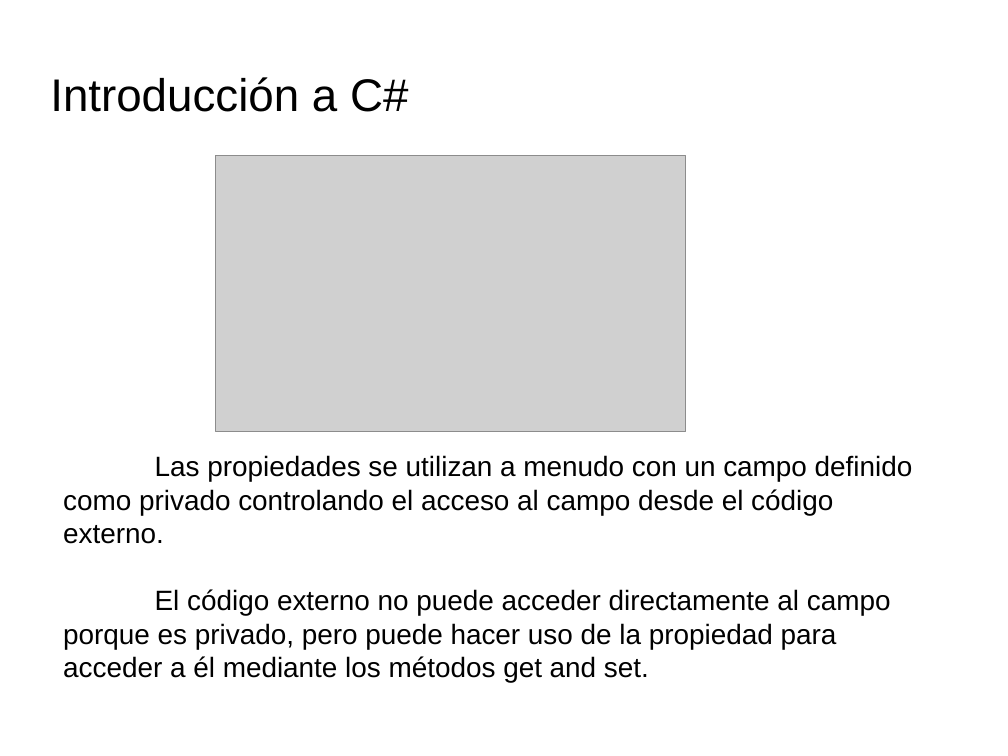
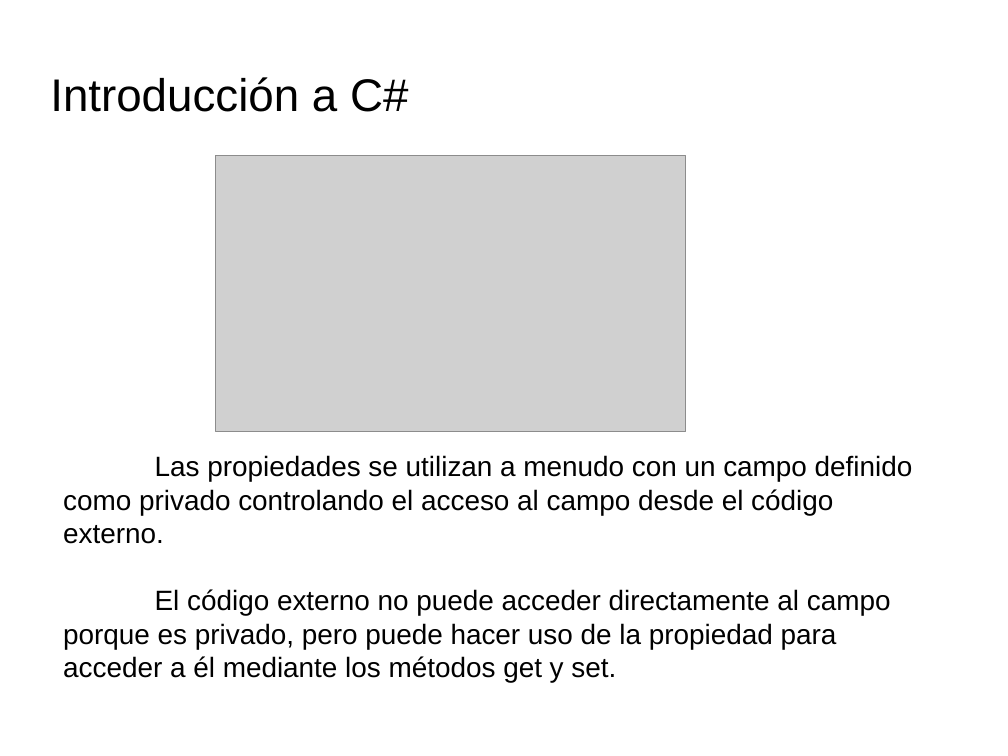
Before and after one commit to videojuegos-abastos/PMV, a slide deck: slide 7 of te/Tema 4 (Chema)/t4.3.- Definiendo miembros de una clase.odp. Drawn at 1008x756 pixels with LibreOffice and Linux fonts; fonts in the diff are those of the drawing; grey boxes stand for pictures; background and template pictures are left out. Boxes give left, top, right and bottom in pixels: in the first picture for what was removed or moved away, otherwise in the second. Text is boxed around its words. In the diff, an @@ line names an element or a change of style, - is before the commit and + after.

```diff
--- a/te/Tema 4 (Chema)/t4.3.- Definiendo miembros de una clase.odp
+++ b/te/Tema 4 (Chema)/t4.3.- Definiendo miembros de una clase.odp
@@ title at [63, 455, 913, 683]: text changed @@
-Las propiedades se utilizan a menudo con un campo definido como privado controlando el acceso al campo desde el código externo.
-El código externo no puede acceder directamente al campo porque es privado, pero puede hacer uso de la propiedad para acceder a él mediante los métodos get and set.
+Las propiedades se utilizan a menudo con un campo definido como privado controlando el acceso al campo desde el código externo.
+El código externo no puede acceder directamente al campo porque es privado, pero puede hacer uso de la propiedad para acceder a él mediante los métodos get y set.
```
Also in this commit, not shown: 3 other slides changed, 5 other files.
